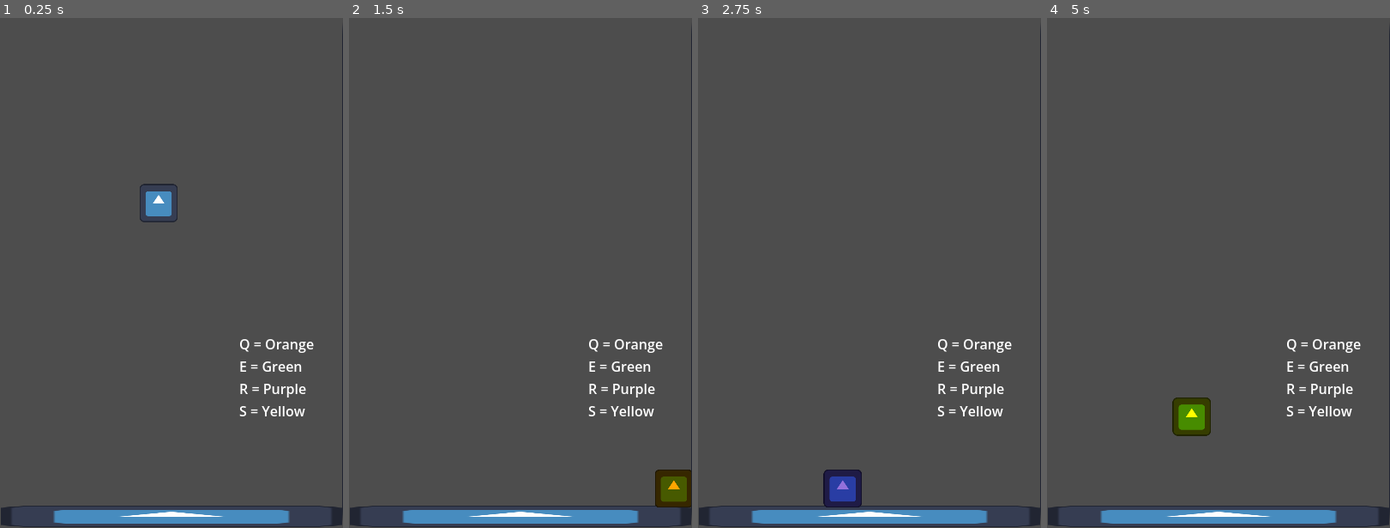
Above: before the commit, frames 1-4 (left to right).
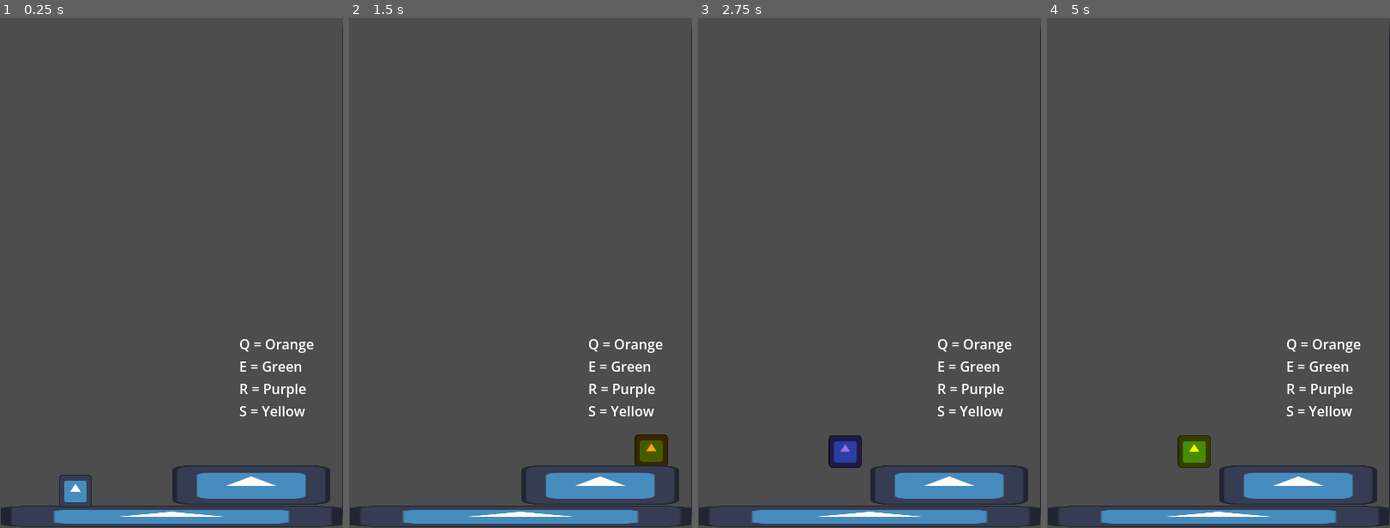
Above: after the commit, the same moments.

Repository: Abbby1007/Melanotaenia-4.0
Game: Godot game, scene res://Levels/tutorial.tscn
Two runs of this game, one before a commit and one after it. Both use one fixed random seed, a clock stepped at 60 frames per second and the inputs below. The engine's default icon, where the game draws it, is replaced by a stand-in: a white triangle on a blue panel in a dark square.
Inputs (mouse positions are in pixels of both pictures, inside the frame that each line leads up to):
- Up to frame 1 (0.25 s): no input
- Up to frame 2 (1.5 s): tap Enter at 0.5 s; move the mouse to (595, 237) at 0.52 s; hold Right (move_right) from 0.53 s (still down); tap E (green) at 0.6 s; click (595, 237) at 0.67 s; tap Space (Jump) at 0.77 s; move the mouse to (451, 288) at 1.27 s; tap Q (orange) at 1.35 s
- Up to frame 3 (2.75 s): tap Space (Jump) at 1.52 s; move the mouse to (903, 145) at 2.02 s; release Right (move_right) at 2.03 s; hold Left (move_left) from 2.03 s (still down); tap R (purple) at 2.1 s
- Up to frame 4 (5 s): move the mouse to (1201, 369) at 2.77 s; release Left (move_left) at 2.78 s; hold Right (move_right) 2.78-4.28 s; tap S (yellow) at 2.85 s; click (1201, 369) at 2.92 s; tap Space (Jump) at 3.02, 3.77, 4.52 s; move the mouse to (1321, 339) at 3.52 s; tap Alt at 3.6 s; move the mouse to (1115, 181) at 4.27 s; hold Left (move_left) from 4.28 s (still down); tap Shift at 4.35 s

The runs differ from the first frame. In frame 1, 3.0% of the frame differs, in the area x 17-97%, y 32-96%; in frame 2, 3.4%; in frame 3, 3.6%; in frame 4, 3.6%, in the area x 36-97%, y 74-96%.

Commit message:
Start Kill Platform
Try to have the play die when it enters the area of the kill platform

Diff:
--- a/Levels/tutorial.tscn
+++ b/Levels/tutorial.tscn
@@ -2,6 +2,7 @@
 
 [ext_resource type="Texture2D" uid="uid://dumxe23c2jswg" path="res://icon.svg" id="2_0xeif"]
 [ext_resource type="PackedScene" uid="uid://c3x33skglstrp" path="res://Player.tscn" id="2_lalqu"]
+[ext_resource type="PackedScene" uid="uid://b8bwxtr758ee4" path="res://kill_platform.tscn" id="3_0xeif"]
 
 [sub_resource type="RectangleShape2D" id="RectangleShape2D_gdvy0"]
 size = Vector2(396, 23)
@@ -22,7 +23,7 @@
 shape = SubResource("RectangleShape2D_gdvy0")
 
 [node name="CharacterBody2D" parent="." unique_id=161638094 instance=ExtResource("2_lalqu")]
-position = Vector2(185, 213)
+position = Vector2(88.00001, 566)
 
 [node name="leftWall" type="StaticBody2D" parent="." unique_id=1563125523]
 position = Vector2(39, 109)
@@ -63,3 +64,6 @@
 E = Green
 R = Purple
 S = Yellow"
+
+[node name="killPlatform" parent="." unique_id=201136178 instance=ExtResource("3_0xeif")]
+position = Vector2(293, 570)
--- a/Player.tscn
+++ b/Player.tscn
@@ -7,7 +7,7 @@
 size = Vector2(121, 122)
 
 [node name="CharacterBody2D" type="CharacterBody2D" unique_id=161638094]
-scale = Vector2(0.34870508, 0.34780863)
+scale = Vector2(0.301, 0.3)
 script = ExtResource("1_kpjcp")
 
 [node name="Sprite2D" type="Sprite2D" parent="." unique_id=1106399694]
--- /dev/null
+++ b/kill_platform.gd
@@ -0,0 +1,15 @@
+extends StaticBody2D
+
+
+# Called when the node enters the scene tree for the first time.
+func _ready() -> void:
+	pass # Replace with function body.
+
+
+# Called every frame. 'delta' is the elapsed time since the previous frame.
+func _process(delta: float) -> void:
+	pass
+
+
+func _on_area_2d_body_entered(body: Node2D) -> void:
+	print("ENTRED")
--- /dev/null
+++ b/kill_platform.tscn
@@ -0,0 +1,32 @@
+[gd_scene format=3 uid="uid://b8bwxtr758ee4"]
+
+[ext_resource type="Texture2D" uid="uid://dumxe23c2jswg" path="res://icon.svg" id="1_64yms"]
+[ext_resource type="Script" uid="uid://cscqm2joi200q" path="res://kill_platform.gd" id="1_vansf"]
+
+[sub_resource type="RectangleShape2D" id="RectangleShape2D_inp12"]
+size = Vector2(0.081422664, 0.13202877)
+
+[sub_resource type="RectangleShape2D" id="RectangleShape2D_vansf"]
+size = Vector2(184, 43)
+
+[node name="killPlatform" type="StaticBody2D" unique_id=201136178]
+script = ExtResource("1_vansf")
+
+[node name="Sprite2D" type="Sprite2D" parent="." unique_id=1497048453]
+scale = Vector2(1.4400007, 0.35999948)
+texture = ExtResource("1_64yms")
+
+[node name="Area2D" type="Area2D" parent="." unique_id=399548423]
+position = Vector2(-91, -35)
+scale = Vector2(-2259.8132, -348.40887)
+
+[node name="CollisionShape2D" type="CollisionShape2D" parent="Area2D" unique_id=926169051]
+position = Vector2(-0.040268797, -0.10045669)
+scale = Vector2(0.9999999, 1)
+shape = SubResource("RectangleShape2D_inp12")
+
+[node name="CollisionShape2D" type="CollisionShape2D" parent="." unique_id=1883029204]
+position = Vector2(0, -0.5)
+shape = SubResource("RectangleShape2D_vansf")
+
+[connection signal="body_entered" from="Area2D" to="." method="_on_area_2d_body_entered"]
Not shown, added: kill_platform.gd.uid
